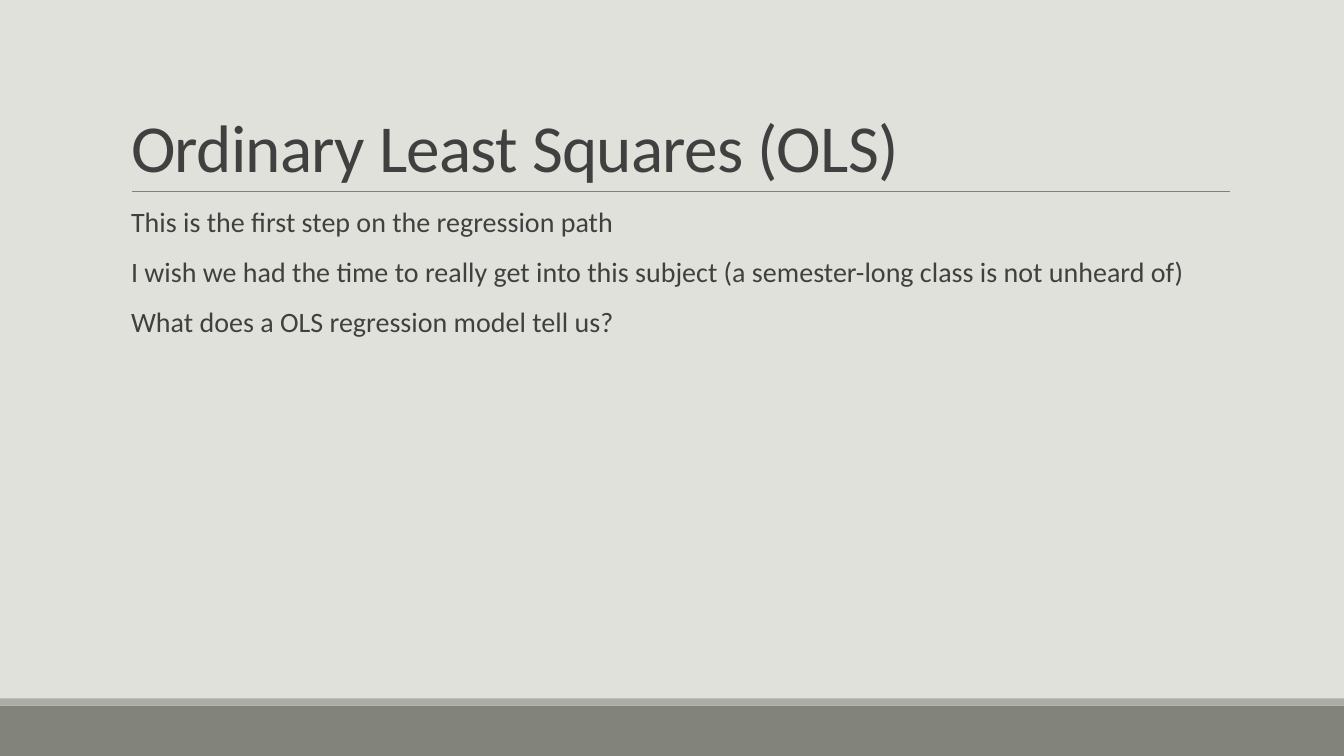
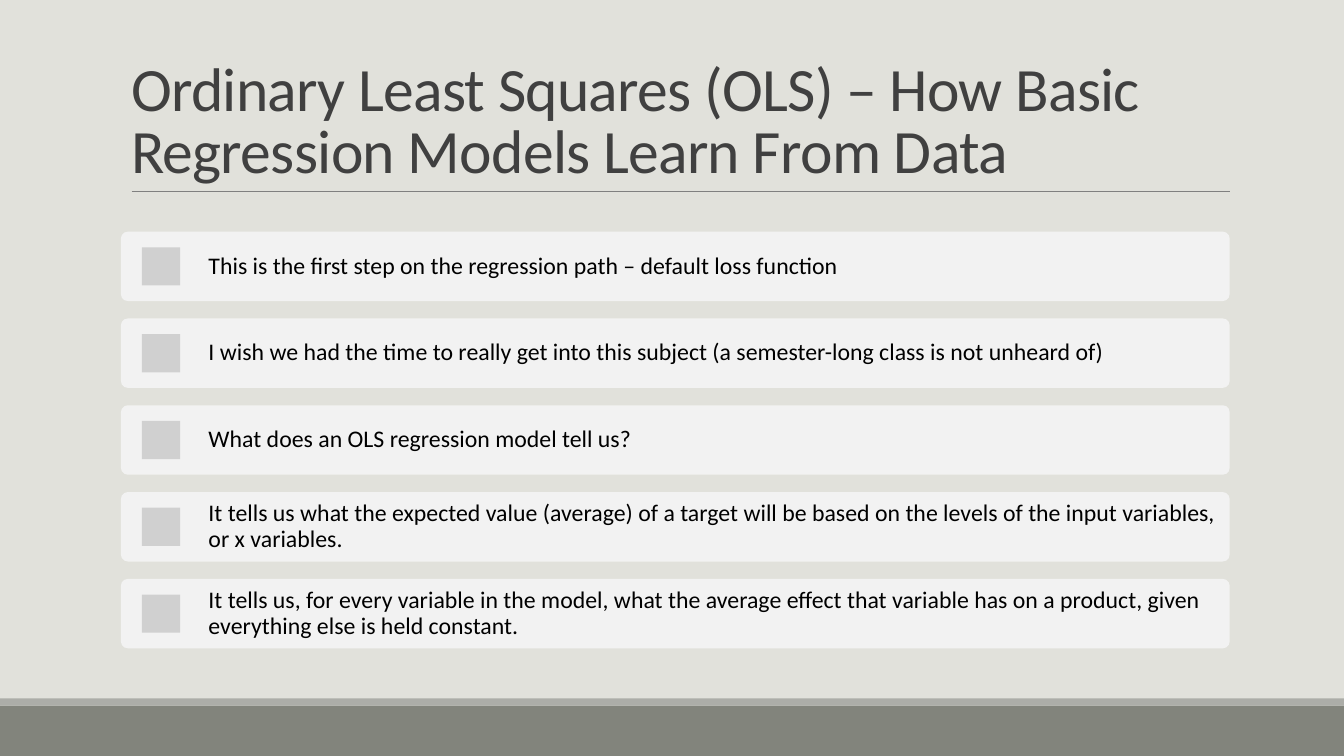
Before and after one commit to casey-whorton-waynestate/public-course-content, a slide deck: slide 46 of Wayne State Course.pptx (slide 48 before the commit). Drawn at 1344x756 pixels with LibreOffice and Linux fonts; fonts in the diff are those of the drawing; grey boxes stand for pictures. Boxes give left, top, right and bottom in pixels: in the first picture for what was removed or moved away, otherwise in the second. Text is boxed around its words. In the diff, an @@ line names an element or a change of style, - is before the commit and + after.

```diff
--- a/Wayne State Course.pptx
+++ b/Wayne State Course.pptx
@@ title at (131,66,1139,184): text changed; size 48 to 44 pt @@
-Ordinary Least Squares (OLS)
+Ordinary Least Squares (OLS) – How Basic Regression Models Learn From Data
@@ text at (131,212,613,237): paragraph removed @@
-  This is the first step on the regression path
@@ text at (131,312,614,337): paragraph removed @@
-  What does a OLS regression model tell us?
@@ text "I wish we had the ...": place and size @@
-text "I wish we had the ..." at (131,212,1183,337)
+text "I wish we had the ..." at (208,342,1103,364)
@@ text "I wish we had the ..." at (208,342,1103,364): size 20 to 17 pt, text colour #404040 to #000000; bullet   to none; less space between paragraphs; vertical alignment top to middle @@
@@ group added at (121,232,1230,648): 5 rounded rectangles, 5 pictures, 4 texts @@
+This is the first step on the regression path – default loss function
+What does an OLS regression model tell us?
+It tells us what the expected value (average) of a target will be based on the levels of the input variables, or x variables.
+It tells us, for every variable in the model, what the average effect that variable has on a product, given everything else is held constant.
```
Also in this commit, not shown: 10 other slides changed, 6 slides added, 7 slides removed.
